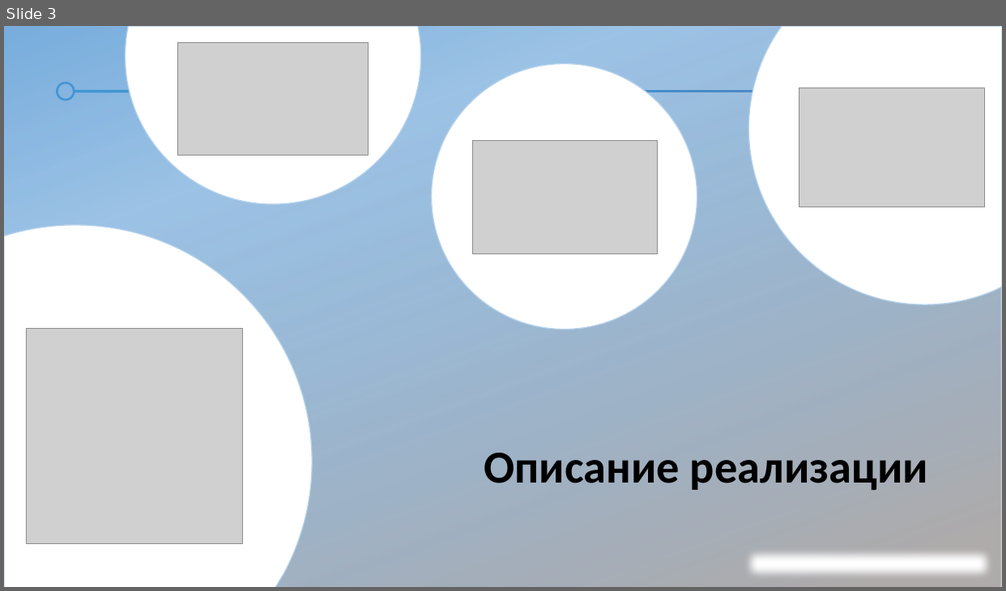
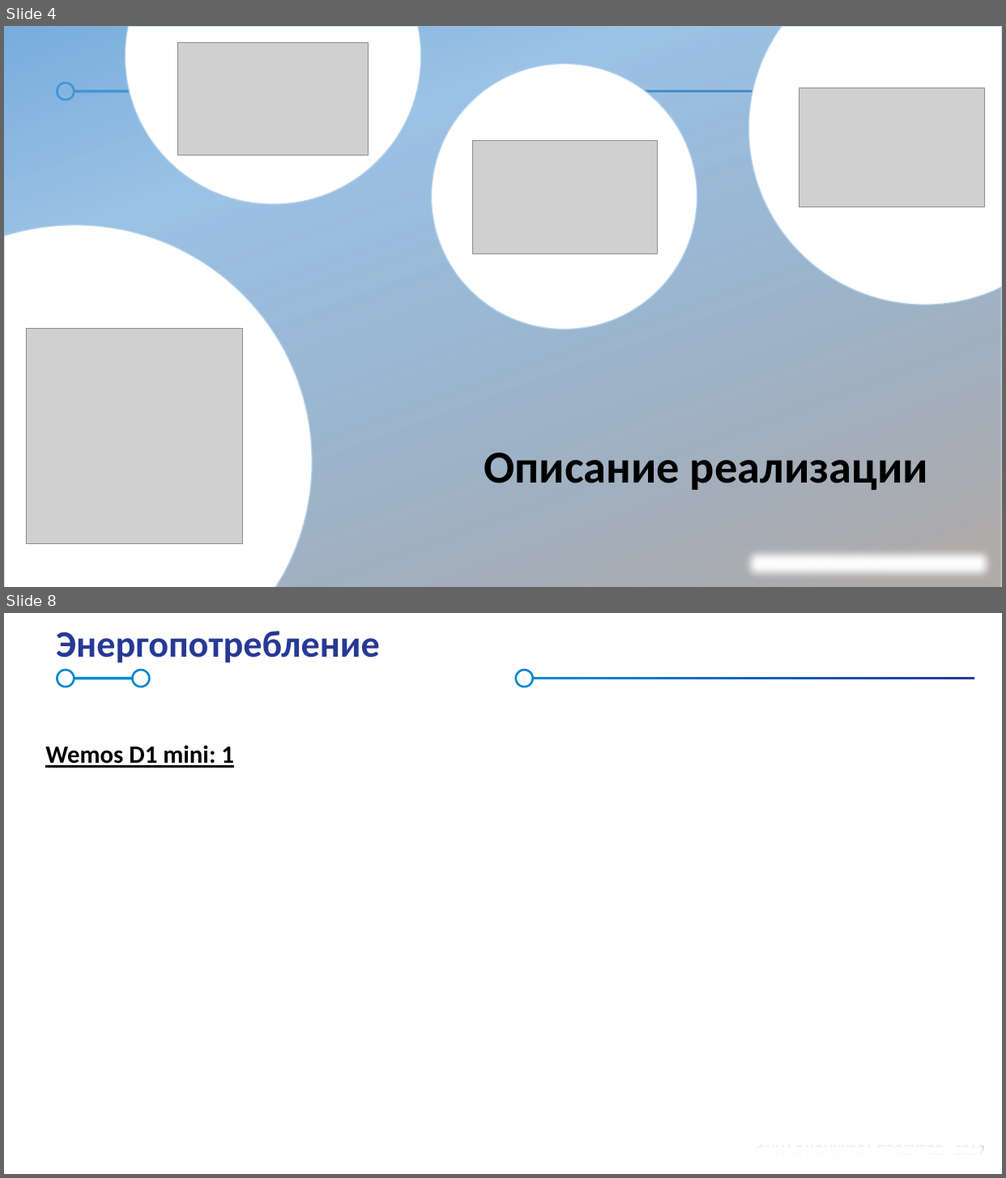
Before and after one commit to hyperapps19/RescuerHelper_presentation, a slide deck: Проект «Помощник спасателя».pptx. Shown one above the other, each under a label of ours: slide 3 before the commit, slides 4 and 8 after it; the slides between them are not shown. The pictures are 1006x591 and 1006x1178 pixels, drawn with LibreOffice and Linux fonts; fonts in the diff are those of the drawing; grey boxes stand for pictures; background and template pictures are left out. Boxes give left, top, right and bottom in pixels: in the first picture for what was removed or moved away, otherwise in the second. Text is boxed around its words. In the diff, an @@ line names an element or a change of style, - is before the commit and + after.

```diff
--- a/Проект «Помощник спасателя».pptx
+++ b/Проект «Помощник спасателя».pptx
@@ slide 8 added at (x1=4, y1=613, x2=1002, y2=1174), background #FFFFFF; not listed: 7 template elements that a slide beside it also shows @@
@@ title added at (x1=56, y1=631, x2=380, y2=663), 36 pt, text #263996, bold @@
+Энергопотребление
@@ text added at (x1=45, y1=745, x2=234, y2=768), 24 pt, text #000000, bold, underline @@
+Wemos D1 mini: 1
@@ rectangle added at (x1=739, y1=1131, x2=999, y2=1172), fill #FFFFFF, outline #FFFFFF 1 pt @@
@@ what was slide 3 is now slide 4 @@
```
Also in this commit, not shown: 1 slide changed, 4 other slides added, 2 slides removed, 1 other file.
